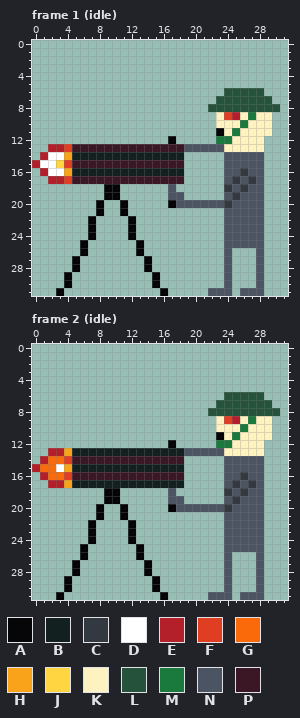
Pixel-art file, stored at assets/machine_gunner.aseprite. This is how it looked before the edit.
32x32 pixels, 2 frames. Shown: frame 1 (idle), frame 2 (idle).
Palette (. is transparent): A #060608  B #122020  C #333941  D #ffffff  E #b4202a  F #df3e23  G #fa6a0a  H #f9a31b  J #ffd541  K #fef3c0  L #24523b  M #1a7a3e  N #4a5462  P #3b1725
The result:
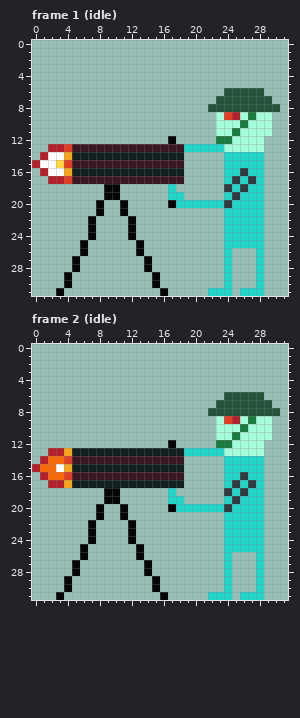
Difference:
@@ palette @@
-K #fef3c0
+K #a6fcdb
-N #4a5462
+N #20d6c7
--- frame 1 (idle)
@@ x 21..25 @@
 10 ..KKK
-11 ..AKM
+11 ..KKM
 12 ..MMK
--- frame 2 (idle): the same change as frame 1 (idle)
Boxes around the changes in both pictures, in picture pixels (x1, y1, x2, y2):
changed: (168, 112, 272, 296)
changed: (168, 416, 272, 600)
